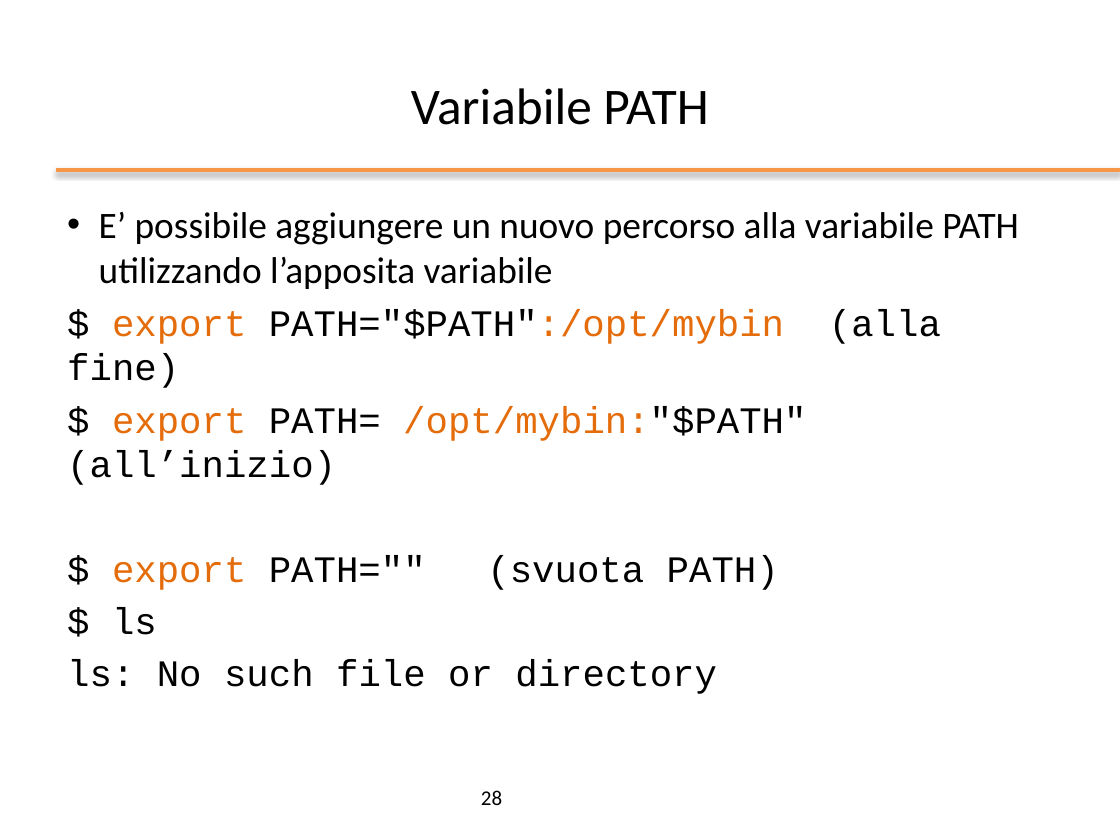
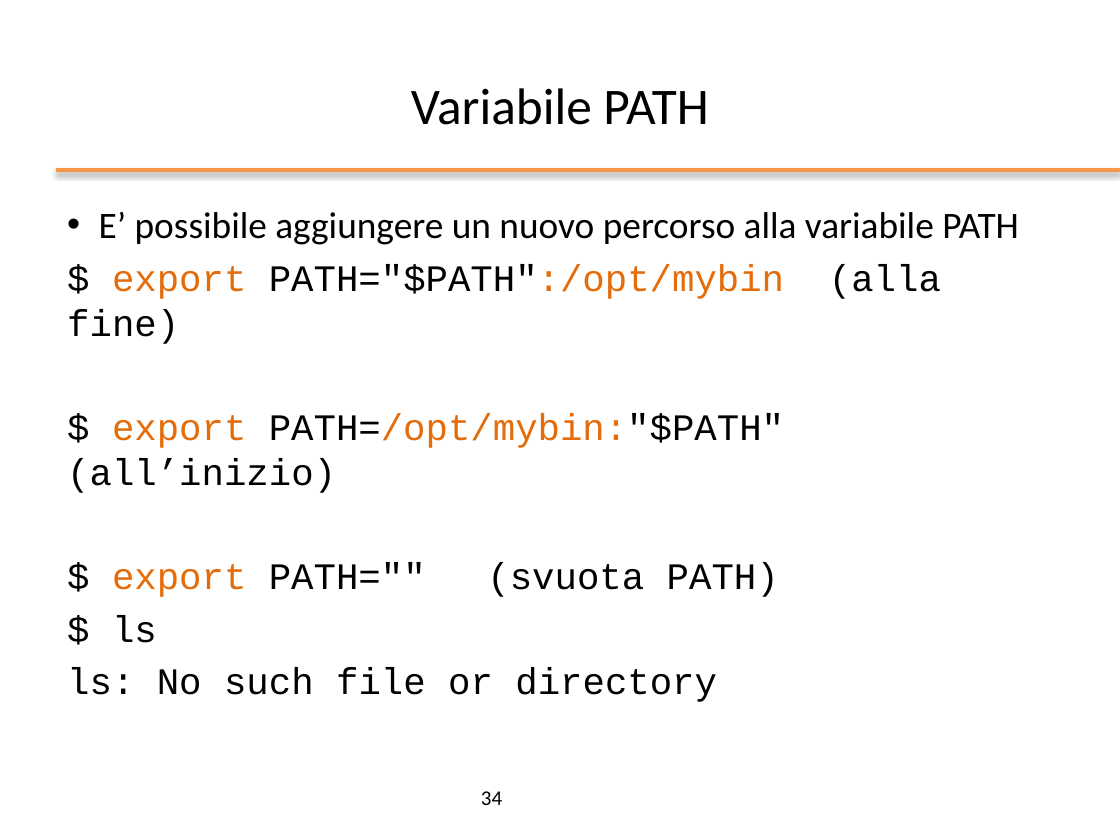
Before and after one commit to nbicocchi/operatingsystemsbsc, a slide deck: slide 34 of slides/ppt/02_Bash Basics.pptx (slide 28 before the commit). Drawn at 1120x840 pixels with LibreOffice and Linux fonts; fonts in the diff are those of the drawing; background and template pictures are left out. Boxes give left, top, right and bottom in pixels: in the first picture for what was removed or moved away, otherwise in the second. Text is boxed around its words. In the diff, an @@ line names an element or a change of style, - is before the commit and + after.

```diff
--- a/slides/ppt/02_Bash Basics.pptx
+++ b/slides/ppt/02_Bash Basics.pptx
@@ text at box(99, 212, 1019, 245): text changed @@
-• E’ possibile aggiungere un nuovo percorso alla variabile PATH utilizzando l’apposita variabile
+• E’ possibile aggiungere un nuovo percorso alla variabile PATH
@@ text at box(67, 413, 784, 493): spaces changed @@
-$ export PATH= /opt/mybin:"$PATH" (all’inizio)
+$ export PATH=/opt/mybin:"$PATH" (all’inizio)
@@ page number at box(481, 791, 502, 805): text changed @@
-28
+34
```
Also in this commit, not shown: 20 other slides changed, 6 slides added, 3 other files.
